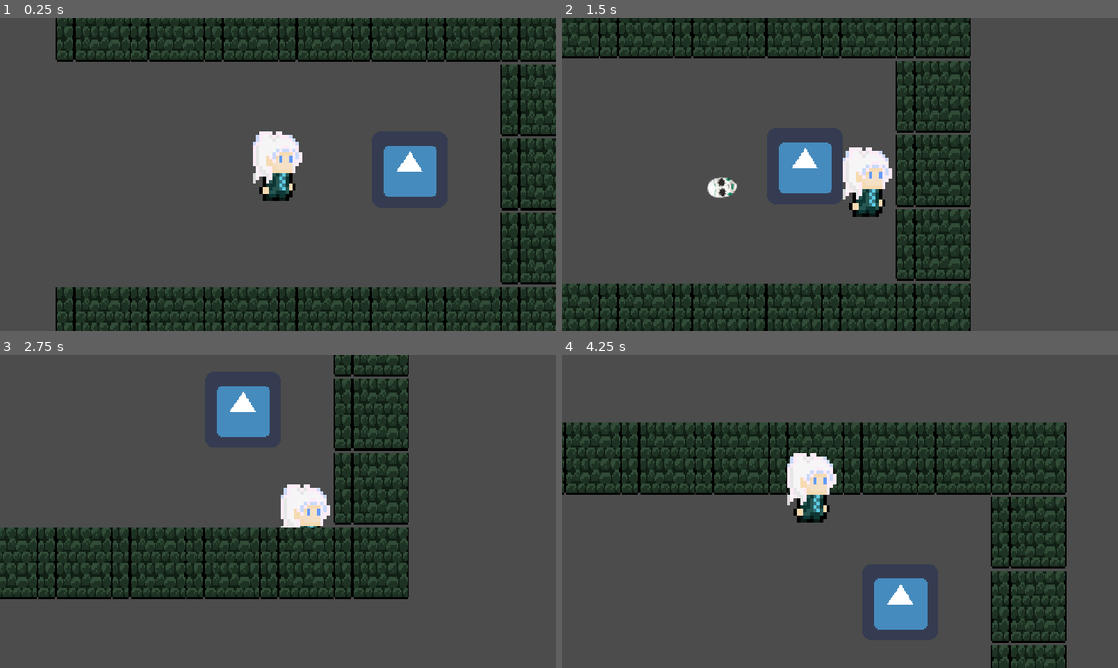
Above: before the commit, frames 1-4 (two rows, left to right).
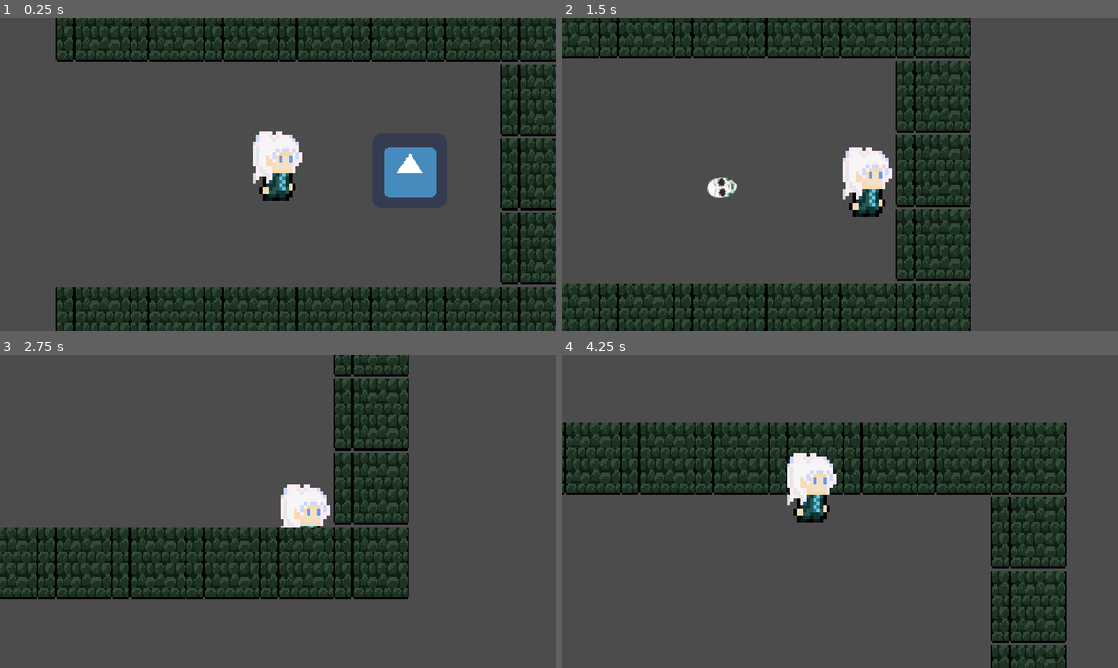
Above: after the commit, the same moments.

Repository: allannov/GodotGame
Game: Godot game, scene res://Level/Level.tscn
Two runs of this game, one before a commit and one after it. Both use one fixed random seed, a clock stepped at 60 frames per second and the inputs below. The engine's default icon, where the game draws it, is replaced by a stand-in: a white triangle on a blue panel in a dark square.
Inputs (mouse positions are in pixels of both pictures, inside the frame that each line leads up to):
- Up to frame 1 (0.25 s): no input
- Up to frame 2 (1.5 s): tap Enter at 0.5 s; move the mouse to (962, 158) at 0.52 s; hold D (move_right) 0.53-1.28 s; click (962, 158) at 0.6 s; move the mouse to (728, 190) at 1.27 s; hold S (move_down) from 1.28 s (still down); click (728, 190) at 1.35 s
- Up to frame 3 (2.75 s): move the mouse to (333, 442) at 2.02 s; release S (move_down) at 2.03 s; hold D (move_right) from 2.03 s (still down); click (333, 442) at 2.1 s
- Up to frame 4 (4.25 s): tap Space at 2.75 s; move the mouse to (812, 574) at 2.77 s; release D (move_right) at 2.78 s; hold W (move_up) 2.78-3.53 s; click (812, 574) at 2.85 s; move the mouse to (1006, 558) at 3.52 s; hold A (move_left) from 3.53 s (still down); click (1006, 558) at 3.6 s

The runs differ from the first frame. In frame 1, 0.1% of the frame differs, in the area x 69-79%, y 40-58%; in frame 2, 1.5%; in frame 3, 1.5%; in frame 4, 1.6%, in the area x 56-66%, y 71-88%.

Commit message:
Colllision, hit and hurt. spawn but need hlp with condition signals.
Я пока проверить движения не могу, но там настроено. Там что-то не получается с детекшн зоной. хитбоксы и хертбоксы есть. Нет эффекта при смерти. Думаю стоит сделать для мобов ты акшн условия для дамага по игроку.

Diff:
--- a/GodotGame - JIM/Enemy/Detection.gd
+++ b/GodotGame - JIM/Enemy/Enemy.gd
@@ -1,7 +1,5 @@
 extends KinematicBody2D
-#сложно без созданных файлов по противникам
-#only straight should do more natural or categorize behavior
-#all stats will be asset when we have enemy classification
+
 var run_speed = 25
 var velocity = Vector2.ZERO
 var player = null
@@ -12,10 +10,16 @@
 		velocity = position.direction_to(player.position) * run_speed
 	velocity = move_and_slide(velocity)
 
+var hittable = false
 
-func _on_detection_Zone_body_entered(body):
+func _on_DetectionZone_body_entered(body):
 	player = body
 
 
-func _on_detection_Zone_body_exited(body):
+func _on_DetectionZone_body_exited(body):
 	player = null
+
+
+
+func _on_Hurt_area_entered(area):
+	queue_free()
--- a/GodotGame - JIM/Enemy/Enemy.tscn
+++ b/GodotGame - JIM/Enemy/Enemy.tscn
@@ -1,38 +1,55 @@
-[gd_scene load_steps=3 format=2]
+[gd_scene load_steps=7 format=2]
 
 [ext_resource path="res://icon.png" type="Texture" id=1]
+[ext_resource path="res://Enemy/Enemy.gd" type="Script" id=2]
 
-[sub_resource type="GDScript" id=1]
-script/source = "extends KinematicBody2D
+[sub_resource type="CapsuleShape2D" id=1]
+radius = 31.0
+height = 0.0
 
-#only straight should do more natural or categorize behavior
-#all stats will be asset when we have enemy classification
-var run_speed = 25
-var velocity = Vector2.ZERO
-var player = null
+[sub_resource type="CircleShape2D" id=2]
+radius = 41.0122
 
-func _physics_process(delta):
-	velocity = Vector2.ZERO
-	if player:
-		velocity = position.direction_to(player.position) * run_speed
-	velocity = move_and_slide(velocity)
+[sub_resource type="CapsuleShape2D" id=3]
+radius = 15.1314
+height = 33.7491
 
+[sub_resource type="CircleShape2D" id=4]
+radius = 84.0536
 
-func _on_detection_Zone_body_entered(body):
-	player = body
+[node name="Enemy" type="KinematicBody2D"]
+script = ExtResource( 2 )
 
+[node name="Icon" type="Sprite" parent="."]
+texture = ExtResource( 1 )
 
-func _on_detection_Zone_body_exited(body):
-	player = null
-"
+[node name="Hurt" type="Area2D" parent="."]
+collision_layer = 4
+collision_mask = 0
 
-[node name="Enemy" type="Node2D"]
+[node name="CollisionShape2D" type="CollisionShape2D" parent="Hurt"]
+shape = SubResource( 1 )
 
-[node name="KinematicBody2D" type="KinematicBody2D" parent="."]
-scale = Vector2( 1.00163, 1 )
-script = SubResource( 1 )
+[node name="Hit" type="Area2D" parent="."]
+collision_layer = 32
+collision_mask = 8
 
-[node name="Icon" type="Sprite" parent="KinematicBody2D"]
-position = Vector2( 0, -1 )
-scale = Vector2( 1.01464, 1.02602 )
-texture = ExtResource( 1 )
+[node name="CollisionShape2D" type="CollisionShape2D" parent="Hit"]
+shape = SubResource( 2 )
+
+[node name="Collision" type="CollisionShape2D" parent="."]
+position = Vector2( 0, 18 )
+rotation = 1.56421
+shape = SubResource( 3 )
+
+[node name="DetectionZone" type="Area2D" parent="."]
+collision_layer = 64
+collision_mask = 128
+
+[node name="CollisionShape2D" type="CollisionShape2D" parent="DetectionZone"]
+shape = SubResource( 4 )
+
+[connection signal="area_entered" from="Hurt" to="." method="_on_Hurt_area_entered"]
+[connection signal="area_entered" from="DetectionZone" to="." method="_on_DetectionZone_area_entered"]
+[connection signal="body_entered" from="DetectionZone" to="." method="_on_DetectionZone_body_entered"]
+[connection signal="body_exited" from="DetectionZone" to="." method="_on_DetectionZone_body_exited"]
--- a/GodotGame - JIM/Enemy/Enemy_spawn.gd
+++ b/GodotGame - JIM/Enemy/Enemy_spawn.gd
@@ -1,14 +1,26 @@
 extends Node
+
 func _ready():
 	var rand = RandomNumberGenerator.new()
 	var enemyvis = load("res://Enemy/Enemy.tscn")
-	#for loop will be when we have more difficult
+
+	#while or for loop for difficulty increase
 	var enemy = enemyvis.instance()
-	#conditions for not spawning on hero or walls when we have level generation
-	rand.randomize()
-	var x = rand.randf_range(32, 288)
-	rand.randomize()
-	var y = rand.randf_range(32, 158)
-	enemy.position.y = y
-	enemy.position.x = x
-	add_child(enemy)
+	var reborn = 0
+	if reborn > 0:
+		rand.randomize()
+		var x = rand.randf_range(32, 288)
+		rand.randomize()
+		var y = rand.randf_range(32, 158)
+		enemy.position.y = y
+		enemy.position.x = x
+		add_child(enemy)
+		#condition not to spawn on walls and player --> reborn++
+	else:
+		rand.randomize()
+		var x = rand.randf_range(32, 288)
+		rand.randomize()
+		var y = rand.randf_range(32, 158)
+		enemy.position.y = y
+		enemy.position.x = x
+		add_child(enemy)
--- /dev/null
+++ b/GodotGame - JIM/Enemy/Spawn.tscn
@@ -0,0 +1,7 @@
+[gd_scene load_steps=2 format=2]
+
+[ext_resource path="res://Enemy/Enemy.tscn" type="PackedScene" id=1]
+
+[node name="Spawn" type="Node2D"]
+
+[node name="Enemy" parent="." instance=ExtResource( 1 )]
--- a/GodotGame - JIM/FightSystem/Bullet.tscn
+++ b/GodotGame - JIM/FightSystem/Bullet.tscn
@@ -1,10 +1,14 @@
-[gd_scene load_steps=4 format=2]
+[gd_scene load_steps=5 format=2]
 
 [ext_resource path="res://FightSystem/Bullet.png" type="Texture" id=1]
 [ext_resource path="res://FightSystem/Bullet.gd" type="Script" id=2]
 
 [sub_resource type="RectangleShape2D" id=1]
 extents = Vector2( 43.3333, 130 )
+
+[sub_resource type="CapsuleShape2D" id=2]
+radius = 11.0
+height = 5.99971
 
 [node name="Bullet" type="RigidBody2D"]
 gravity_scale = 0.0
@@ -23,3 +27,11 @@
 rotation = 1.5708
 scale = Vector2( 0.8125, 0.8125 )
 texture = ExtResource( 1 )
+
+[node name="Hit" type="Area2D" parent="."]
+collision_layer = 16
+collision_mask = 4
+
+[node name="CollisionShape2D" type="CollisionShape2D" parent="Hit"]
+rotation = 1.56626
+shape = SubResource( 2 )
--- a/GodotGame - JIM/Player/Player.gd
+++ b/GodotGame - JIM/Player/Player.gd
@@ -64,3 +64,7 @@
 
 	#get_tree().get_root().call_deferred("add_child", bullet_instance) # other way of adding child
 	get_tree().get_root().add_child(bullet_instance)
+
+#if acton from enemy but now only by collision layers overlaying
+func _on_Hurt_area_entered(area):
+	queue_free()
--- a/GodotGame - JIM/Player/Player.tscn
+++ b/GodotGame - JIM/Player/Player.tscn
@@ -55,6 +55,14 @@
 "values": [ 4, 3, 2 ]
 }
 
+[sub_resource type="CapsuleShape2D" id=5]
+radius = 29.0
+height = 8.0
+
+[sub_resource type="CapsuleShape2D" id=6]
+radius = 29.0
+height = 10.0
+
 [node name="Player" type="KinematicBody2D"]
 script = ExtResource( 2 )
 __meta__ = {
@@ -88,3 +96,21 @@
 anims/Idle = SubResource( 4 )
 anims/RESET = SubResource( 2 )
 anims/RunRight = SubResource( 3 )
+
+[node name="Hurt" type="Area2D" parent="."]
+collision_layer = 8
+collision_mask = 0
+
+[node name="CollisionShape2D" type="CollisionShape2D" parent="Hurt"]
+position = Vector2( 0, -10 )
+shape = SubResource( 5 )
+
+[node name="ToDetect" type="Area2D" parent="."]
+collision_layer = 128
+collision_mask = 0
+
+[node name="CollisionShape2D" type="CollisionShape2D" parent="ToDetect"]
+position = Vector2( 0, -10 )
+shape = SubResource( 6 )
+
+[connection signal="area_entered" from="Hurt" to="." method="_on_Hurt_area_entered"]
--- a/GodotGame - JIM/project.godot
+++ b/GodotGame - JIM/project.godot
@@ -53,6 +53,17 @@
  ]
 }
 
+[layer_names]
+
+2d_physics/layer_1="Level"
+2d_physics/layer_2="Player"
+2d_physics/layer_3="EnemyHurtbox"
+2d_physics/layer_4="PlayerHurtbox"
+2d_physics/layer_5="PlayerHitbox"
+2d_physics/layer_6="EnemyHitbox"
+2d_physics/layer_7="DetectionEnemy"
+2d_physics/layer_8="DetectionPlayer"
+
 [physics]
 
 common/enable_pause_aware_picking=true
Not shown: 1 places in GodotGame - JIM/Player/Player.tscn that only renumber resources
